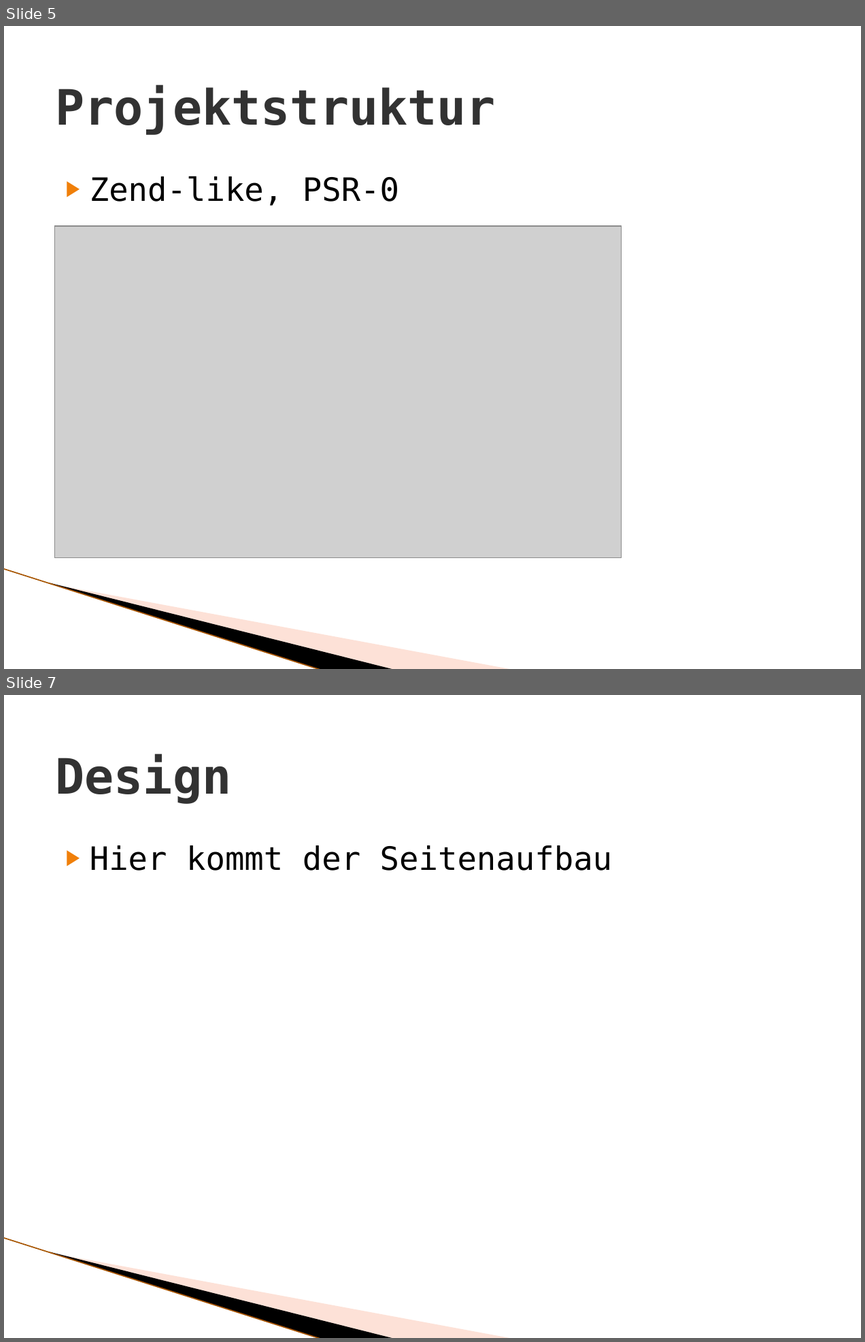
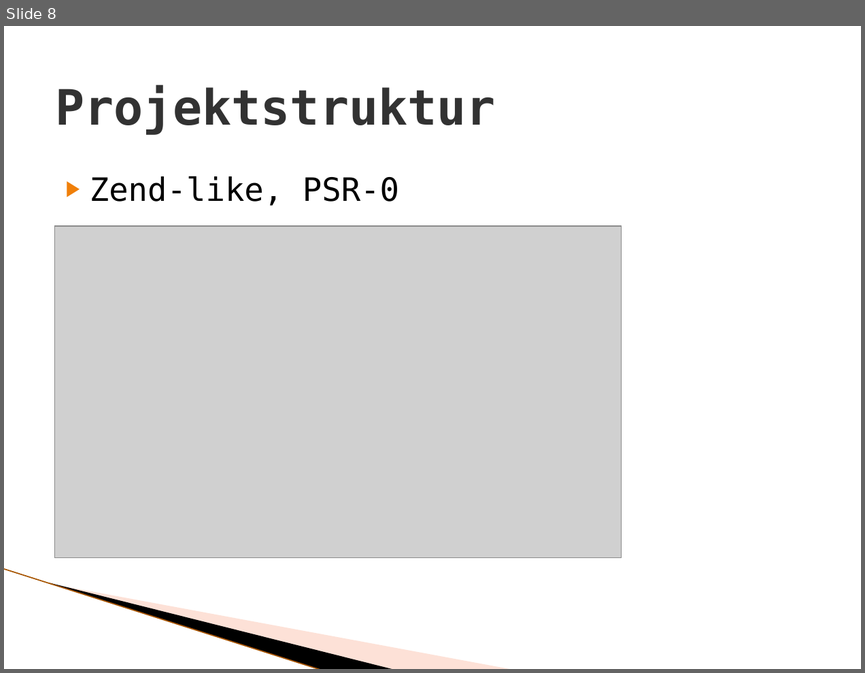
Before and after one commit to pvbergen/ch.bfh.bti7054.w2014.p.ShareShop, a slide deck: doc/sharely Präsentation.pptx. Shown one above the other, each under a label of ours: slides 5 and 7 before the commit, slide 8 after it; the slides between them are not shown. The pictures are 865x1342 and 865x673 pixels, drawn with LibreOffice and Linux fonts; fonts in the diff are those of the drawing; grey boxes stand for pictures; background and template pictures are left out. Boxes give left, top, right and bottom in pixels: in the first picture for what was removed or moved away, otherwise in the second. Text is boxed around its words. In the diff, an @@ line names an element or a change of style, - is before the commit and + after.

```diff
--- a/doc/sharely Präsentation.pptx
+++ b/doc/sharely Präsentation.pptx
@@ slide 7 removed at (x1=4, y1=695, x2=861, y2=1338), background #FFFFFF; not listed: 3 template elements that a slide beside it also shows @@
@@ title removed at (x1=55, y1=754, x2=231, y2=804) @@
-Design
@@ text removed at (x1=90, y1=845, x2=613, y2=870) @@
-▶ Hier kommt der Seitenaufbau
@@ what was slide 5 is now slide 8 @@
```
Also in this commit, not shown: 3 slides changed, 4 slides added, 2 other slides removed, 6 other files.
